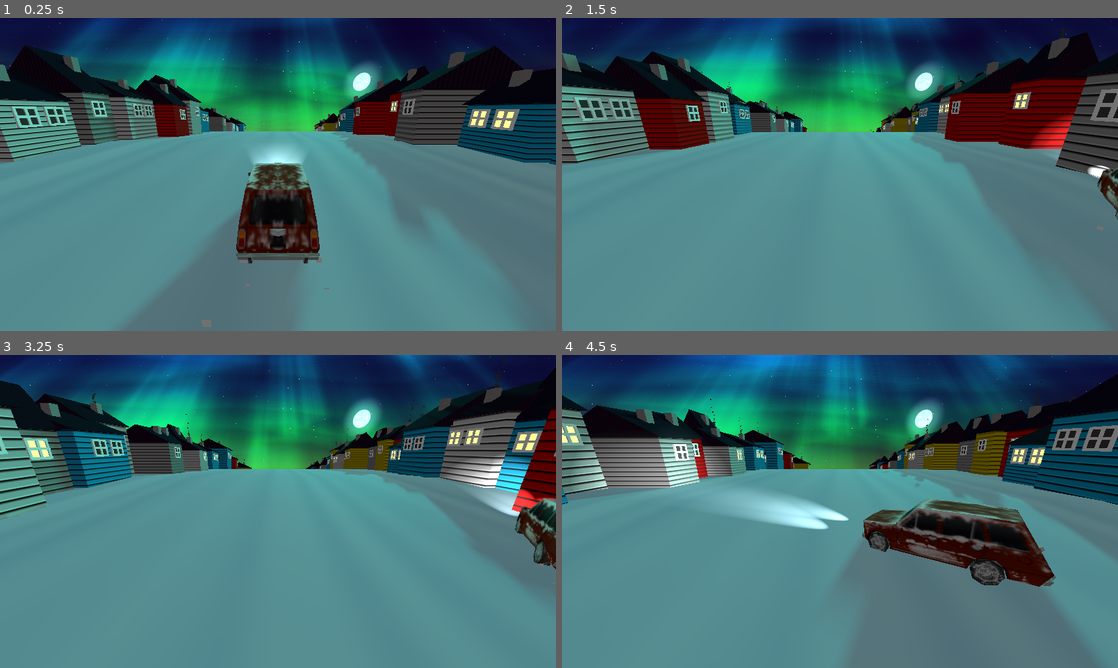
Above: before the commit, frames 1-4 (two rows, left to right).
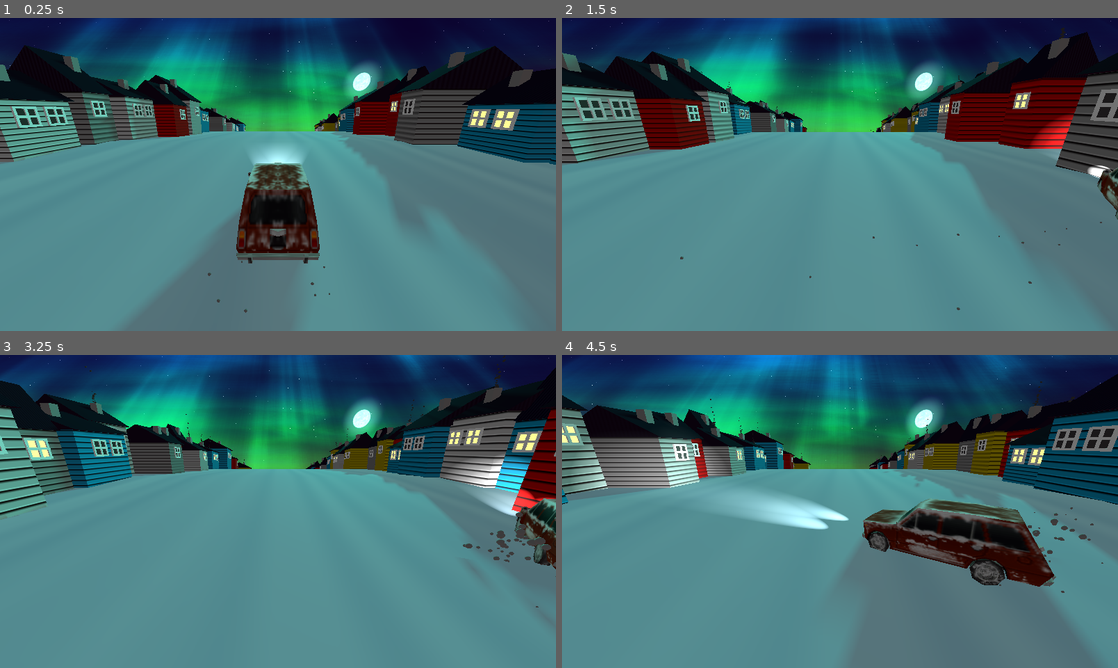
Above: after the commit, the same moments.

Repository: bjornarprytz/waves
Game: Godot game, scene res://main.tscn
Same seed, same stepped clock (60 frames per second), same inputs: the game is played once before the commit and once after it.
Inputs:
- Up to frame 1 (0.25 s): no input
- Up to frame 2 (1.5 s): hold Right (steer_right) 0.53-1.28 s; hold A (steer_left) from 1.28 s (still down)
- Up to frame 3 (3.25 s): release A (steer_left) at 2.03 s; hold Right (steer_right) from 2.03 s (still down)
- Up to frame 4 (4.5 s): release Right (steer_right) at 3.53 s; hold A (steer_left) from 3.53 s (still down)

The runs differ from the first frame. In frame 1, 0.1% of the frame differs, in the area x 36-60%, y 74-99%; in frame 2, less than 0.1%; in frame 3, 0.3%, in the area x 83-100%, y 50-86%; in frame 4, 0.1%.

Commit message:
snow wave

Diff:
--- a/src/car.gd
+++ b/src/car.gd
@@ -2,6 +2,9 @@
 extends Node3D
 
 @onready var car: MeshInstance3D = %Car
+
+@onready var wave_left: CPUParticles3D = %WaveLeft
+@onready var wave_right: CPUParticles3D = %WaveRight
 
 var left_bound := -3.5
 var right_bound := 3.5
@@ -15,6 +18,7 @@
 # From being outside the bounds
 var extra_momentum := 0.0
 
+var prev_momentum := 0.0
 var momentum := 0.0
 var inertia := 0.0
 
@@ -54,6 +58,23 @@
 
 	momentum = clamp(momentum, -max_momentum, max_momentum)
 
+	var change = momentum - prev_momentum
+
+	if (abs(change) > 0.139):
+		print(change)
+		if (change < 0):
+			wave_left.emitting = false
+			wave_right.emitting = true
+		else:
+			wave_right.emitting = false
+			wave_left.emitting = true
+	else:
+		wave_right.emitting = false
+		wave_left.emitting = false
+
+
 	# Move self based on momentum
 	self.position.x += (momentum + extra_momentum) * delta
 	self.rotation.y = - (momentum + extra_momentum) * .169
+
+	prev_momentum = momentum
--- a/src/car.tscn
+++ b/src/car.tscn
@@ -1,22 +1,19 @@
-[gd_scene load_steps=9 format=3 uid="uid://dnlnc82km7nue"]
+[gd_scene load_steps=8 format=3 uid="uid://dnlnc82km7nue"]
 
 [ext_resource type="Script" uid="uid://ghdg8kw3r0wl" path="res://car.gd" id="1_7822p"]
 [ext_resource type="ArrayMesh" uid="uid://cgymitcxs8u6v" path="res://assets/img/Car.obj" id="1_k61xc"]
 [ext_resource type="Texture2D" uid="uid://cylxt80vrmuyl" path="res://assets/img/car_snow_red.png" id="2_06lh1"]
-[ext_resource type="Texture2D" uid="uid://0i6fkyaoslsg" path="res://assets/img/white-square-big.png" id="4_06lh1"]
 
 [sub_resource type="StandardMaterial3D" id="StandardMaterial3D_td361"]
 albedo_texture = ExtResource("2_06lh1")
 
-[sub_resource type="StandardMaterial3D" id="StandardMaterial3D_k61xc"]
-albedo_texture = ExtResource("4_06lh1")
-
-[sub_resource type="QuadMesh" id="QuadMesh_k61xc"]
-material = SubResource("StandardMaterial3D_k61xc")
+[sub_resource type="SphereMesh" id="SphereMesh_06lh1"]
 
 [sub_resource type="Gradient" id="Gradient_td361"]
 offsets = PackedFloat32Array(0.007380074, 1)
 colors = PackedColorArray(0.29219356, 0.2921887, 0.2921899, 1, 1, 1, 1, 1)
+
+[sub_resource type="SphereMesh" id="SphereMesh_k61xc"]
 
 [node name="CarAnchor" type="Node3D"]
 script = ExtResource("1_7822p")
@@ -30,22 +27,58 @@
 [node name="SnowTrailLeft" type="CPUParticles3D" parent="."]
 transform = Transform3D(1, 0, 0, 0, 1, 0, 0, 0, 1, -0.3180419, 0.02916807, 0.5743383)
 amount = 20
-mesh = SubResource("QuadMesh_k61xc")
-direction = Vector3(1, 0, 30)
-spread = 15.0
+mesh = SubResource("SphereMesh_06lh1")
+direction = Vector3(0, 20, 45)
+spread = 10.0
+gravity = Vector3(0, -5.8, 0)
 initial_velocity_min = 3.0
+initial_velocity_max = 5.0
+scale_amount_min = 0.01
+scale_amount_max = 0.02
+color_ramp = SubResource("Gradient_td361")
+
+[node name="SnowTrailRight" type="CPUParticles3D" parent="."]
+transform = Transform3D(1, 0, 0, 0, 1, 0, 0, 0, 1, 0.31309453, 0.02916807, 0.5743383)
+amount = 20
+mesh = SubResource("SphereMesh_06lh1")
+direction = Vector3(0, 20, 45)
+spread = 10.0
+gravity = Vector3(0, -5.8, 0)
+initial_velocity_min = 3.0
+initial_velocity_max = 5.0
+scale_amount_min = 0.01
+scale_amount_max = 0.02
+color_ramp = SubResource("Gradient_td361")
+
+[node name="WaveLeft" type="CPUParticles3D" parent="."]
+unique_name_in_owner = true
+transform = Transform3D(-1, 0, -8.742278e-08, 0, 1, 0, 8.742278e-08, 0, -1, -0.33801606, 0.02916807, 0.3393607)
+emitting = false
+amount = 50
+lifetime = 0.19
+mesh = SubResource("SphereMesh_k61xc")
+emission_shape = 3
+emission_box_extents = Vector3(0.2, 0.2, 0.2)
+direction = Vector3(90, 90, 0)
+spread = 30.0
+initial_velocity_min = 2.0
 initial_velocity_max = 5.0
 scale_amount_min = 0.01
 scale_amount_max = 0.07
 color_ramp = SubResource("Gradient_td361")
 
-[node name="SnowTrailRight" type="CPUParticles3D" parent="."]
-transform = Transform3D(1, 0, 0, 0, 1, 0, 0, 0, 1, 0.31309453, 0.02916807, 0.5743383)
-amount = 20
-mesh = SubResource("QuadMesh_k61xc")
-direction = Vector3(1, 0, 30)
-spread = 15.0
-initial_velocity_min = 3.0
+[node name="WaveRight" type="CPUParticles3D" parent="."]
+unique_name_in_owner = true
+transform = Transform3D(1, 0, 0, 0, 1, 0, 0, 0, 1, 0.31309453, 0.02916807, 0.3393607)
+emitting = false
+amount = 50
+lifetime = 0.19
+mesh = SubResource("SphereMesh_k61xc")
+emission_shape = 3
+emission_box_extents = Vector3(0.2, 0.2, 0.2)
+direction = Vector3(90, 90, 0)
+spread = 30.0
+initial_velocity_min = 2.0
 initial_velocity_max = 5.0
 scale_amount_min = 0.01
 scale_amount_max = 0.07
